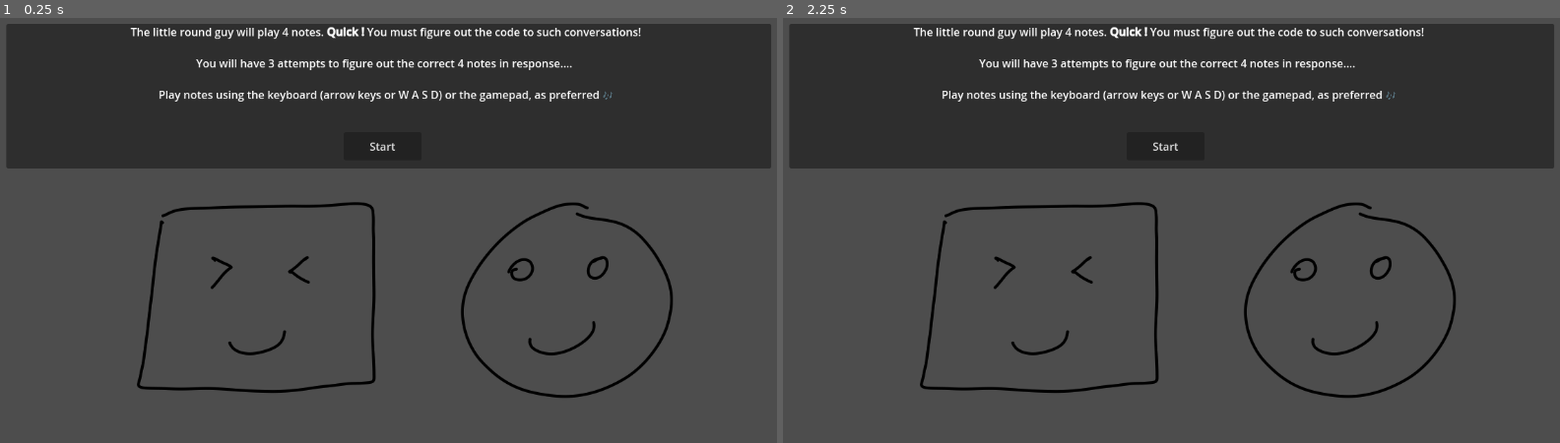
Above: before the commit, frames 1-2 (left to right).
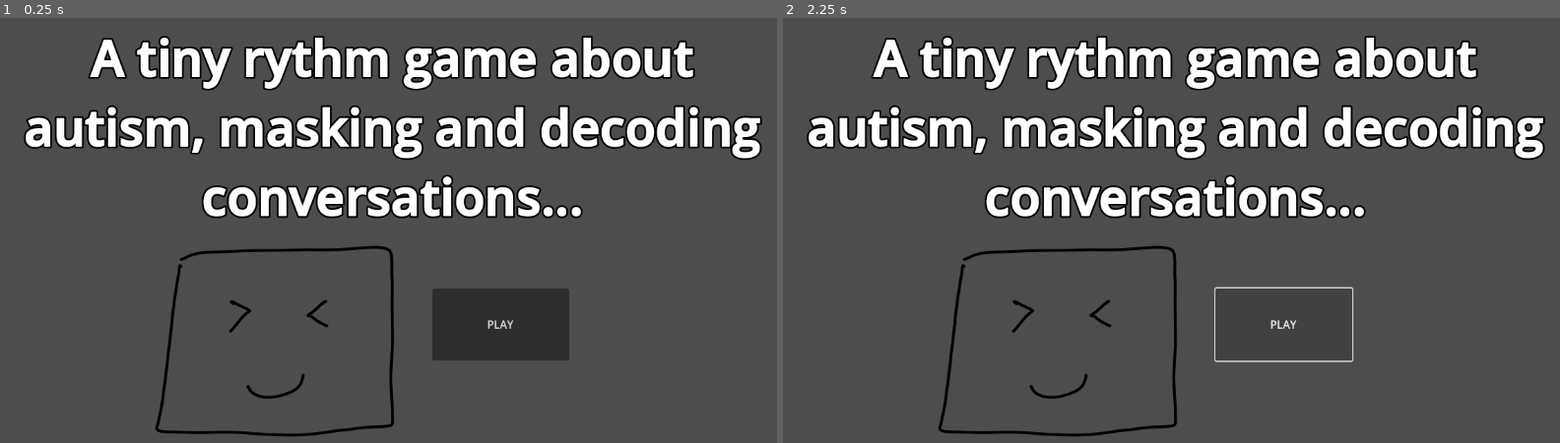
Above: after the commit, the same moments.

Repository: edralzar/gwj-86
Game: Godot game, scene res://LoadingScreen.tscn
Same seed, same stepped clock (60 frames per second), same inputs: the game is played once before the commit and once after it. Before the commit the project starts from res://scene_1.tscn. Sound files missing from this copy of the repository are replaced by a short silence.
Inputs (mouse positions are in pixels of both pictures, inside the frame that each line leads up to):
- Up to frame 1 (0.25 s): no input
- Up to frame 2 (2.25 s): click (1163, 145) at 0.5 s, where only the run before the commit has a clickable "Start"; click (1163, 145) at 1.25 s, where only the run before the commit has a clickable "Start"; click (1280, 324) at 2 s, where only the run after the commit has a clickable "PLAY"

The runs differ from the first frame. In frame 1, 39% of the frame differs, in the area x 0-100%, y 1-99%; in frame 2, 36%.

Commit message:
Add Loading Screen (main scene)

Diff:
--- /dev/null
+++ b/LoadingScreen.tscn
@@ -0,0 +1,38 @@
+[gd_scene load_steps=5 format=3 uid="uid://fjtxoir7ihkg"]
+
+[ext_resource type="Script" uid="uid://cw6avvoxpumgb" path="res://loading_screen.gd" id="1_dhqi2"]
+[ext_resource type="PackedScene" uid="uid://dsed6rjvxprh6" path="res://Player.tscn" id="1_ghsbh"]
+
+[sub_resource type="FontVariation" id="FontVariation_dhqi2"]
+variation_embolden = 0.67
+
+[sub_resource type="LabelSettings" id="LabelSettings_2ij24"]
+font = SubResource("FontVariation_dhqi2")
+font_size = 72
+outline_size = 10
+outline_color = Color(0, 0, 0, 1)
+
+[node name="Node2D" type="Node2D"]
+script = ExtResource("1_dhqi2")
+
+[node name="Label" type="Label" parent="."]
+offset_left = 8.0
+offset_top = 14.0
+offset_right = 1150.0
+offset_bottom = 419.0
+text = "A tiny rythm game about autism, masking and decoding conversations..."
+label_settings = SubResource("LabelSettings_2ij24")
+horizontal_alignment = 1
+autowrap_mode = 2
+
+[node name="Player" parent="." instance=ExtResource("1_ghsbh")]
+position = Vector2(419, 480)
+
+[node name="Button" type="Button" parent="."]
+offset_left = 639.0
+offset_top = 401.0
+offset_right = 839.0
+offset_bottom = 507.0
+text = "PLAY"
+
+[connection signal="pressed" from="Button" to="." method="_on_button_pressed"]
--- a/project.godot
+++ b/project.godot
@@ -11,7 +11,7 @@
 [application]
 
 config/name="GWJ86"
-run/main_scene="uid://cth76k06xt8wj"
+run/main_scene="uid://fjtxoir7ihkg"
 config/features=PackedStringArray("4.5", "Forward Plus")
 config/icon="res://icon.svg"
 
